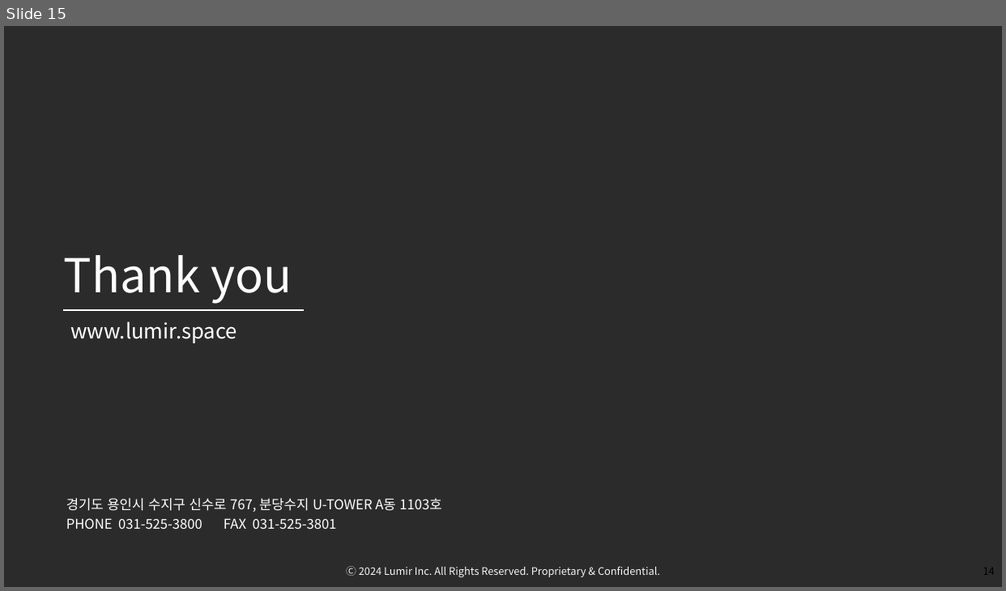
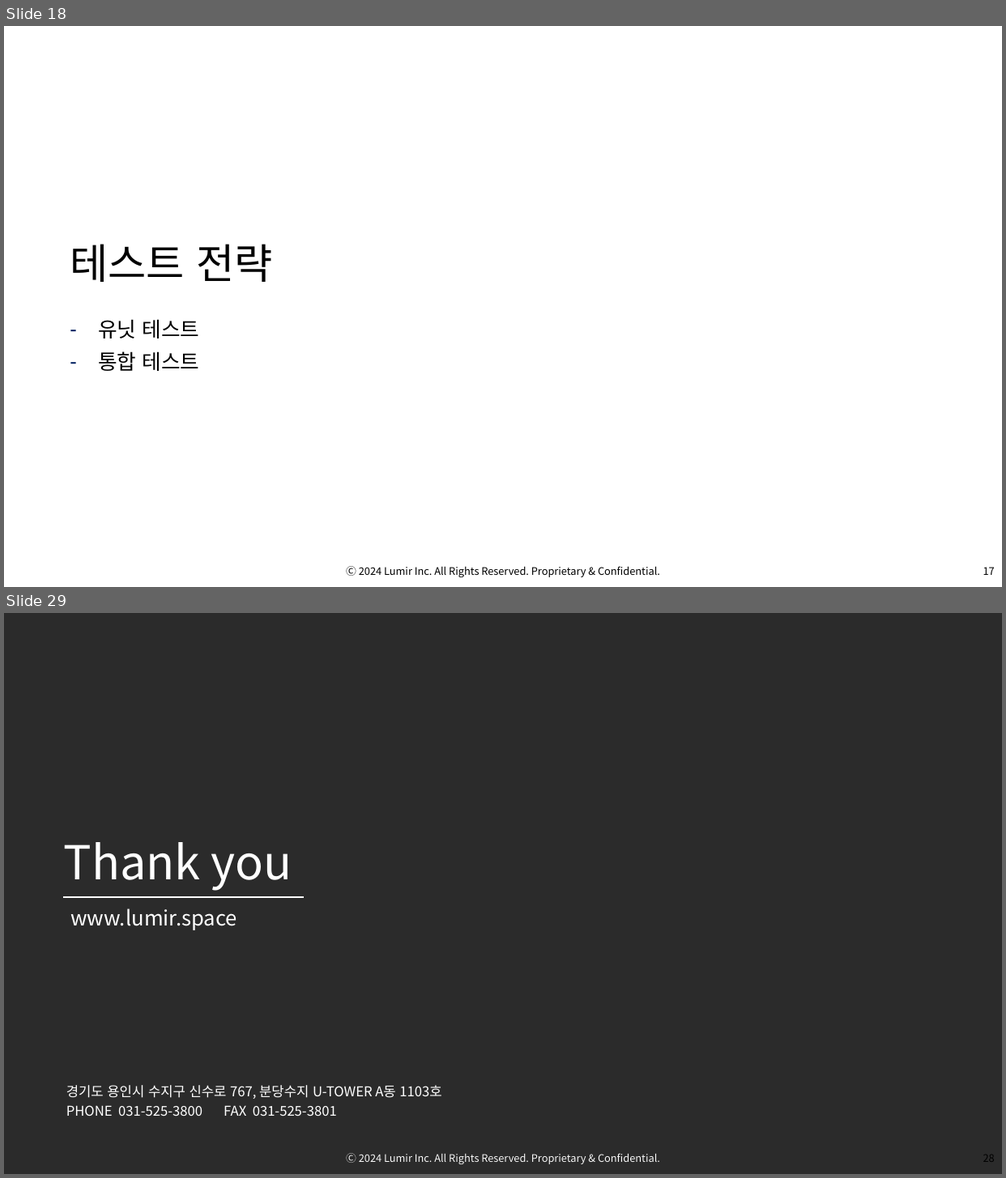
Before and after one commit to OsterRepository/OsterRepository, a slide deck: 기술 7부 김민수 성과 발표.pptx. Shown one above the other, each under a label of ours: slide 15 before the commit, slides 18 and 29 after it; the slides between them are not shown. The pictures are 1006x591 and 1006x1178 pixels, drawn with LibreOffice and Linux fonts; fonts in the diff are those of the drawing; background and template pictures are left out; a plain dark background stands for a picture behind light text. Boxes give left, top, right and bottom in pixels: in the first picture for what was removed or moved away, otherwise in the second. Text is boxed around its words. In the diff, an @@ line names an element or a change of style, - is before the commit and + after.

```diff
--- a/기술 7부 김민수 성과 발표.pptx
+++ b/기술 7부 김민수 성과 발표.pptx
@@ slide 18 added at (4, 26, 1002, 587), background picture (left out); not listed: 2 template elements that a slide beside it also shows @@
@@ title added at (70, 244, 272, 282), 40 pt, text #000000 @@
+테스트 전략
@@ text added at (98, 319, 200, 371), 20 pt, text #000000 @@
+– 유닛 테스트
+– 통합 테스트
@@ what was slide 15 is now slide 29 @@
```
Also in this commit, not shown: 13 other slides added.
